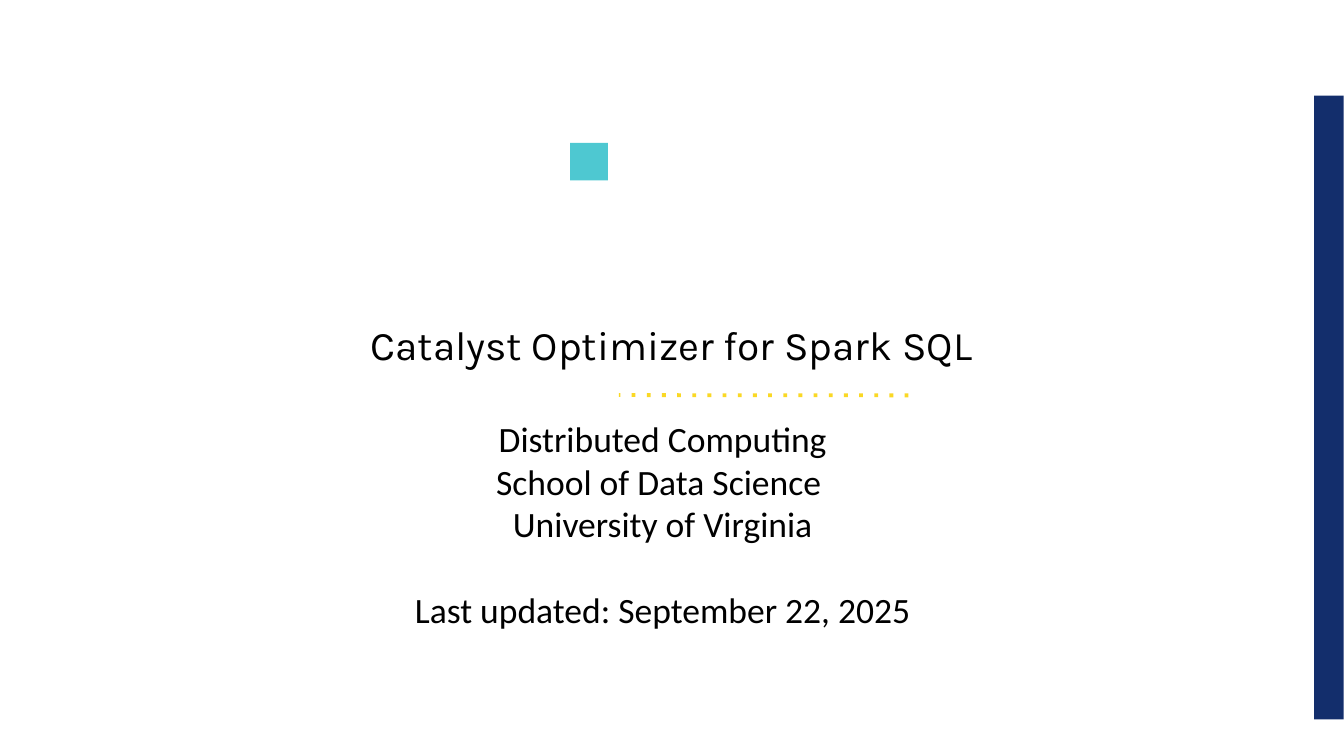
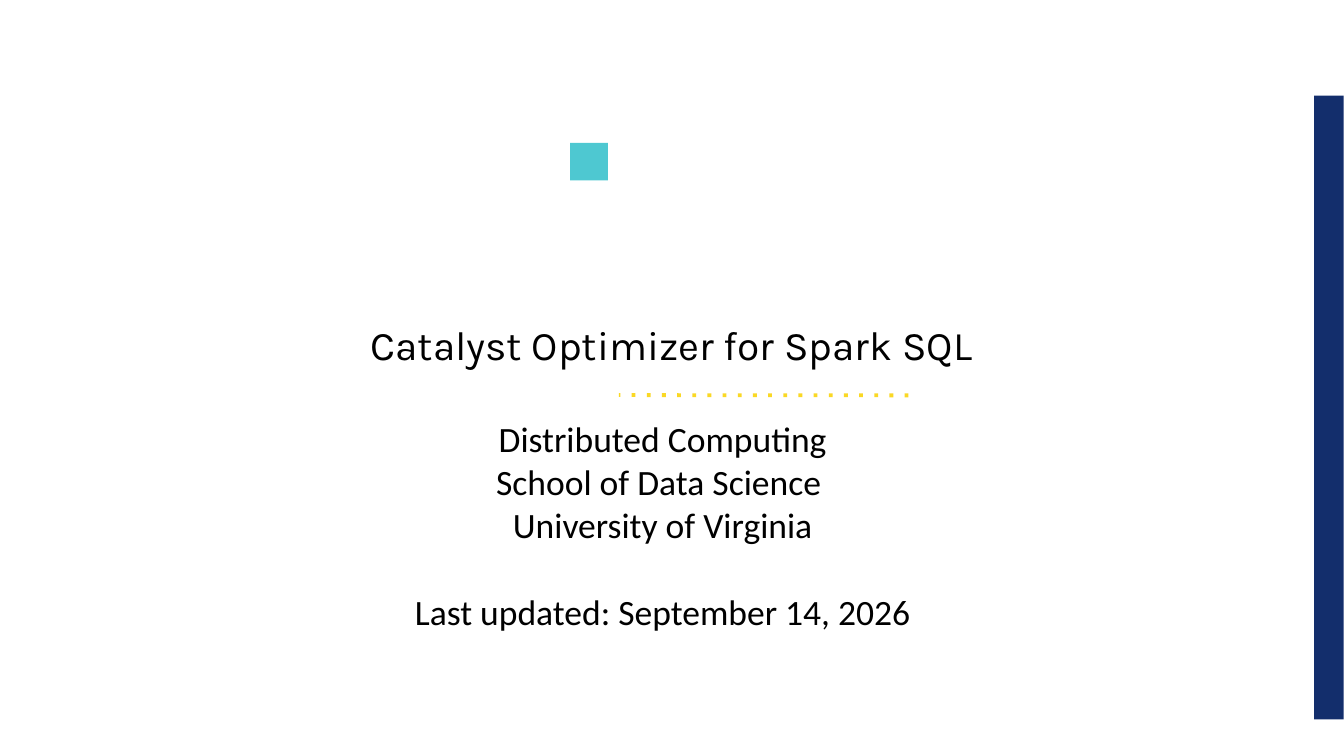
Before and after one commit to UVADS/distributed_computing, a slide deck: slide 1 of 03_dataframes_and_spark_sql/content_catalyst_optimizer/catalyst_optimizer_for_spark_sql.ppt. Drawn at 1344x756 pixels with LibreOffice and Linux fonts; fonts in the diff are those of the drawing; background and template pictures are left out. Boxes give left, top, right and bottom in pixels: in the first picture for what was removed or moved away, otherwise in the second. Text is boxed around its words. In the diff, an @@ line names an element or a change of style, - is before the commit and + after.

Commit message:
updates to catalyst slides

```diff
--- a/03_dataframes_and_spark_sql/content_catalyst_optimizer/catalyst_optimizer_for_spark_sql.ppt
+++ b/03_dataframes_and_spark_sql/content_catalyst_optimizer/catalyst_optimizer_for_spark_sql.ppt
@@ text at <box>415,600,910,631</box>: text changed @@
-Last updated: September 22, 2025
+Last updated: September 14, 2026
```
Also in this commit, not shown: 5 other slides changed, 2 slides added, 2 slides removed.
